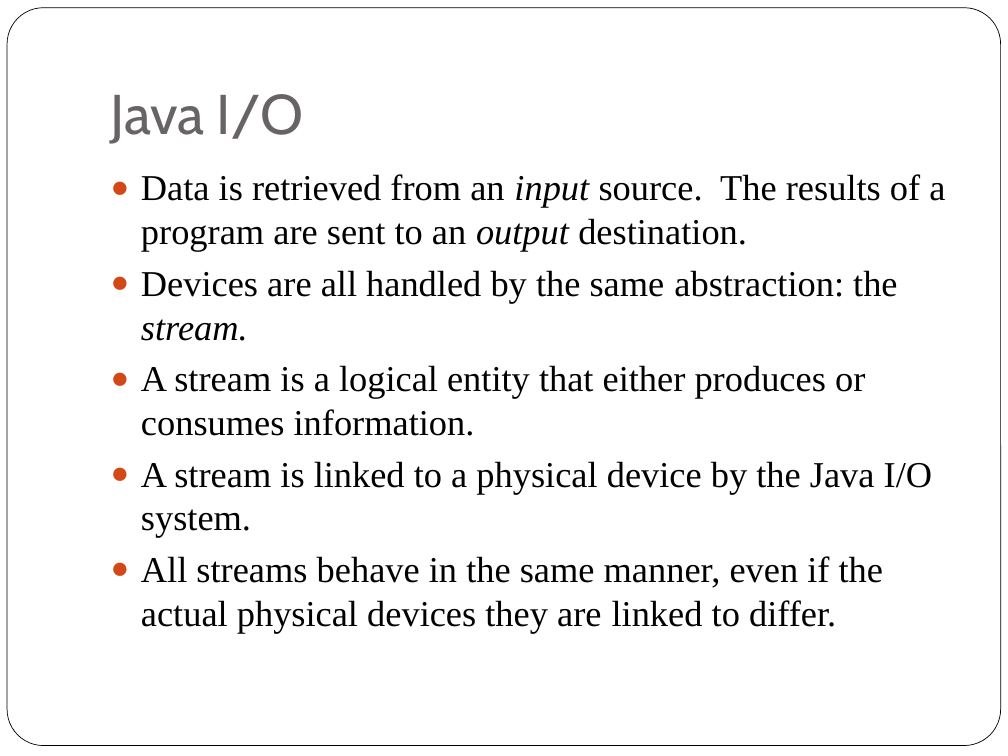
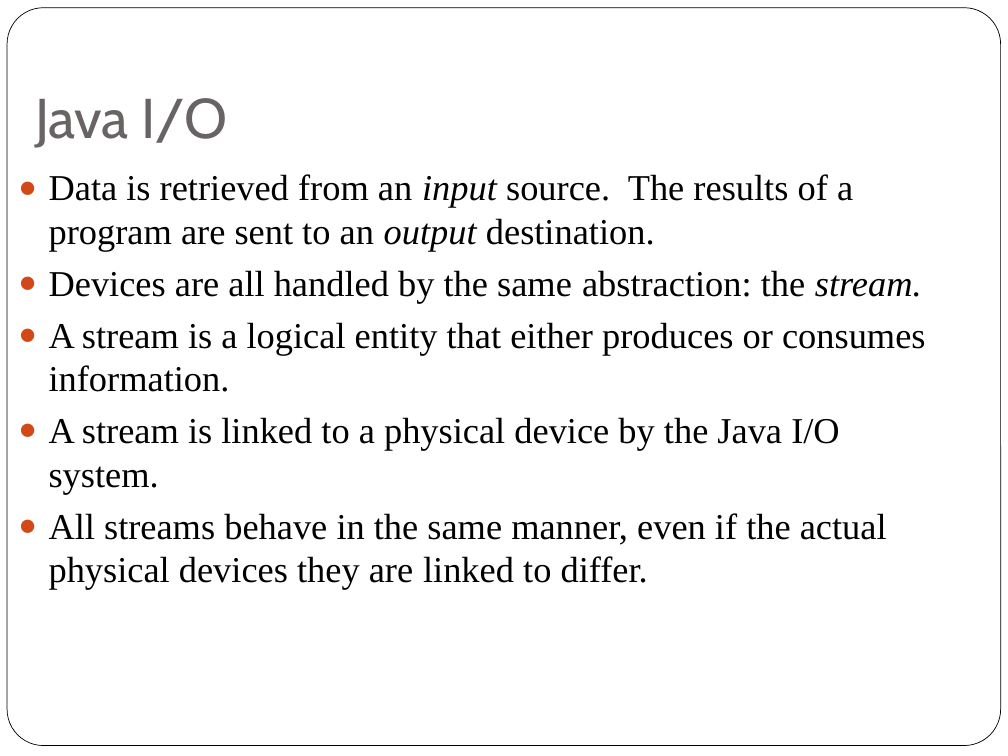
Before and after one commit to PrashanthSingaravelan/Java-Programming, a slide deck: slide 2 of Reference materials/Advanced JAVA/1 Java IO streams.pptx. Drawn at 1008x756 pixels with LibreOffice and Linux fonts; fonts in the diff are those of the drawing. Boxes give left, top, right and bottom in pixels: in the first picture for what was removed or moved away, otherwise in the second. Text is boxed around its words. In the diff, an @@ line names an element or a change of style, - is before the commit and + after.

Commit message:
streams

```diff
--- a/Reference materials/Advanced JAVA/1 Java IO streams.pptx
+++ b/Reference materials/Advanced JAVA/1 Java IO streams.pptx
@@ title "Java I/O": place and size @@
-title "Java I/O" at box(111, 94, 303, 144)
+title "Java I/O" at box(35, 98, 227, 148)
@@ text "Data is retrieved from an ..." rewrapped from box(141, 174, 945, 633) to box(49, 174, 925, 589) @@
```
Also in this commit, not shown: 2 other slides changed, 41 other files.
